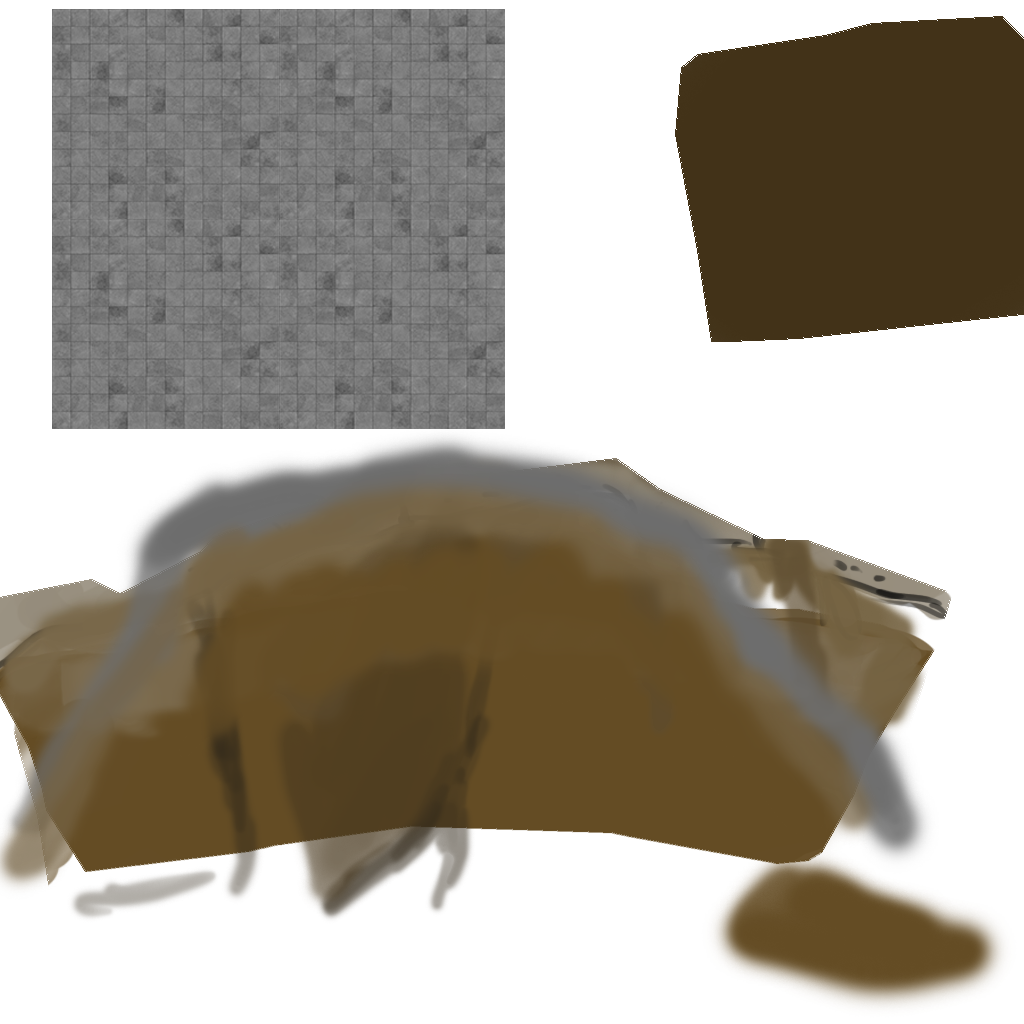
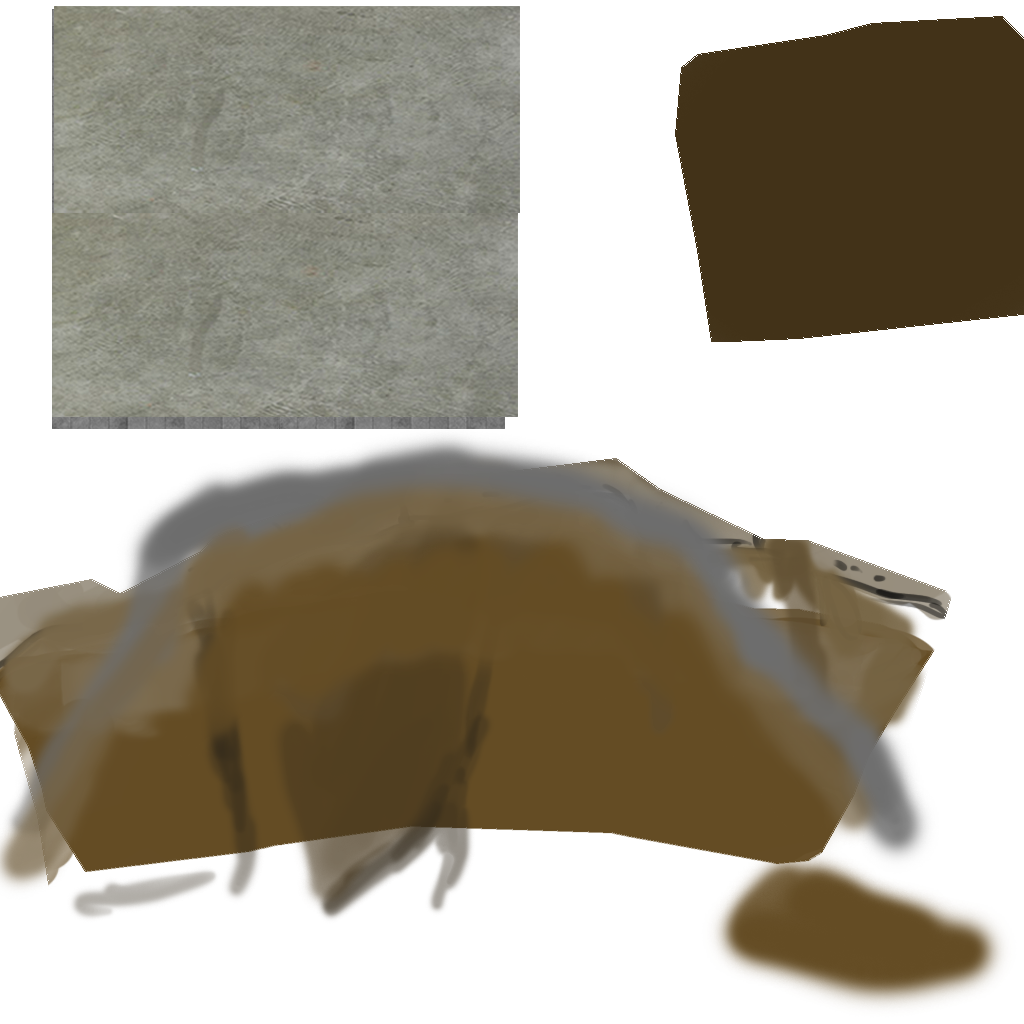
Before/after of a 1024 x 1024 layered artwork. What changed in the layer stack:
added layer "Layer 5" above "concrete_clean_0039_01_preview" over [52, 213, 518, 417]
added layer "concrete_clean_0039_01_preview" above "Layer 1" over [54, 6, 520, 213]
